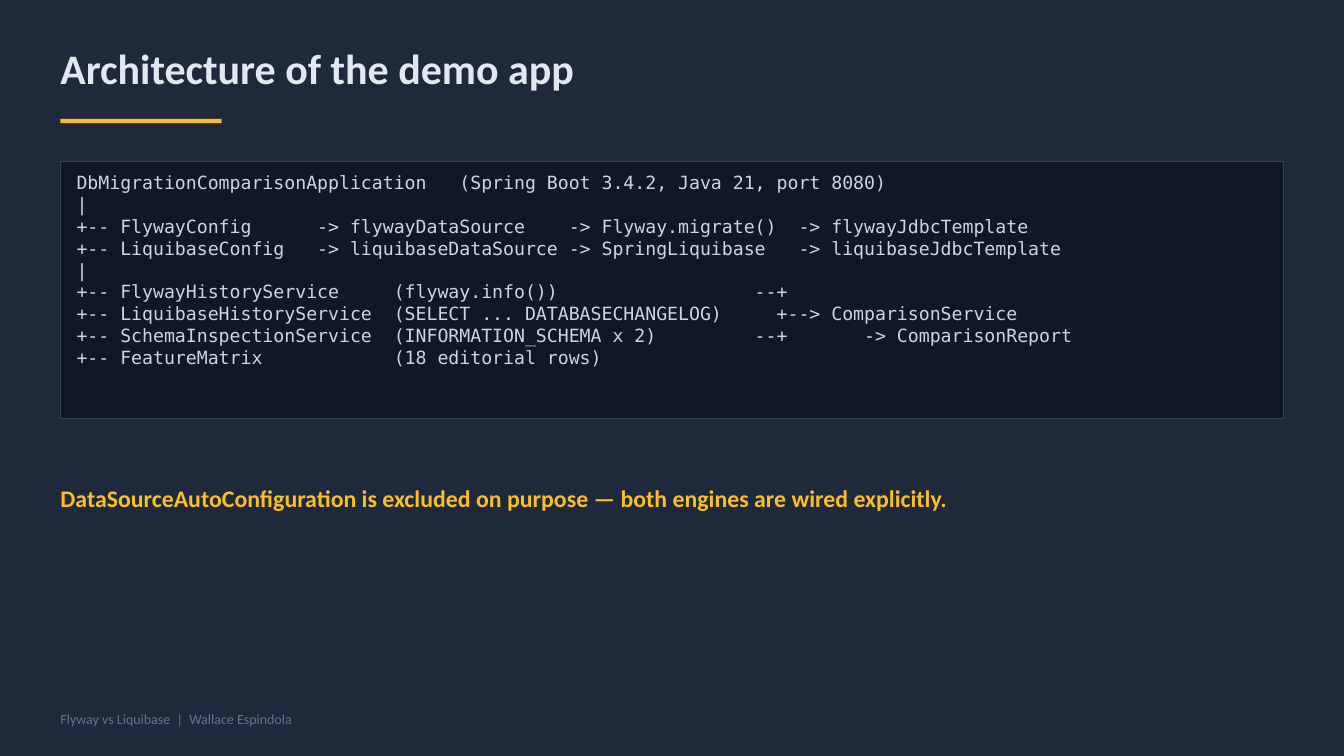
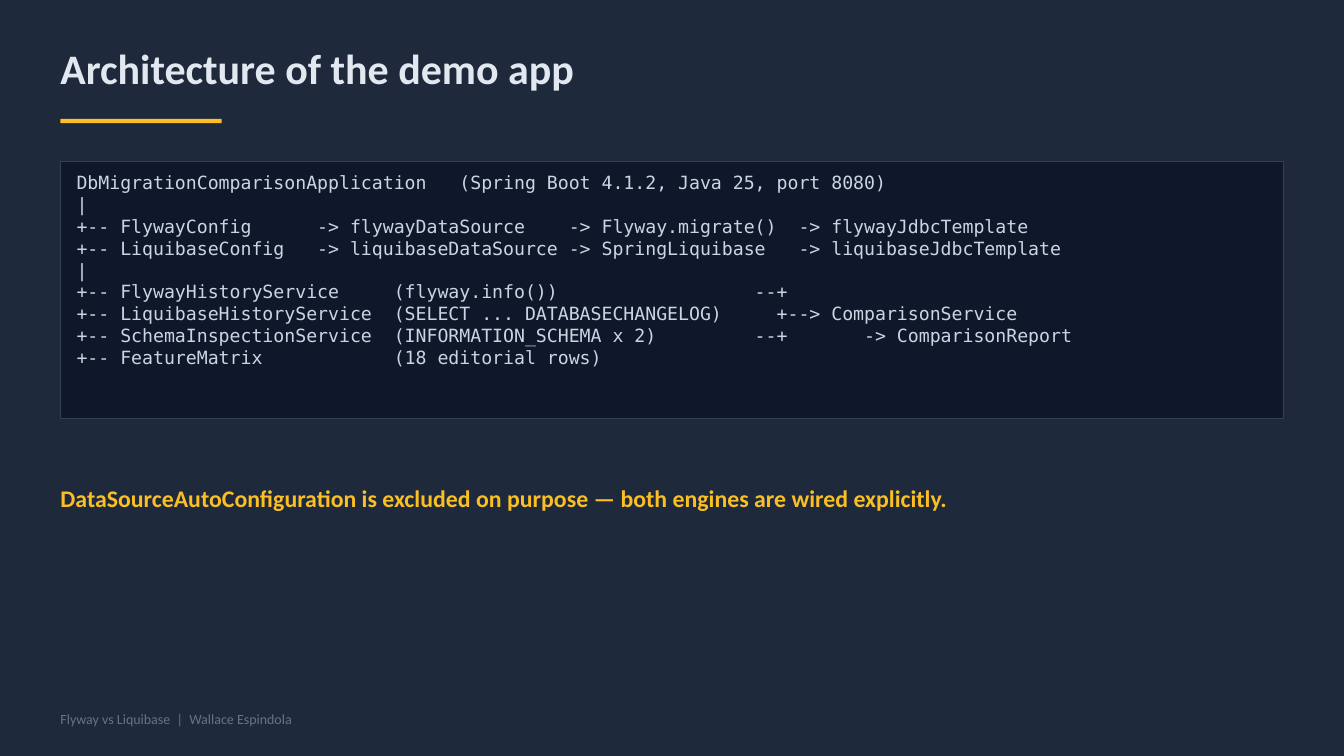
Before and after one commit to wallaceespindola/flyway-vs-liquibase-db-migrations, a slide deck: slide 22 of docs/presentation/flyway-vs-liquibase-deck.pptx. Drawn at 1344x756 pixels with LibreOffice and Linux fonts; fonts in the diff are those of the drawing. Boxes give left, top, right and bottom in pixels: in the first picture for what was removed or moved away, otherwise in the second. Text is boxed around its words. In the diff, an @@ line names an element or a change of style, - is before the commit and + after.

```diff
--- a/docs/presentation/flyway-vs-liquibase-deck.pptx
+++ b/docs/presentation/flyway-vs-liquibase-deck.pptx
@@ text in rectangle at (77, 175, 886, 193): text changed @@
-DbMigrationComparisonApplication (Spring Boot 3.4.2, Java 21, port 8080)
+DbMigrationComparisonApplication (Spring Boot 4.1.2, Java 25, port 8080)
```
Also in this commit, not shown: 1 other slide changed, 20 other files.
